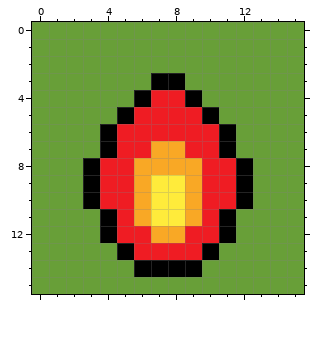
Pixel-art sprite: img/fire1.png. Above: the version before the commit.
The file is 64x64 pixels, drawn in blocks of 4x4; one block is one cell here.
After the commit:
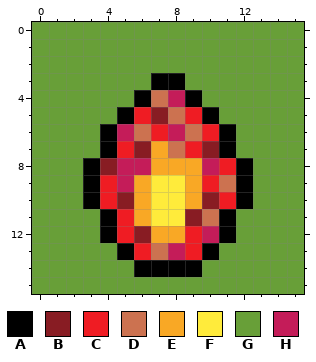
Palette (. is transparent): A #000000  B #881c23  C #ef1c23  D #cc7250  E #f9a825  F #ffeb3b  G #689f38  H #c41c59
Edits made:
y 4: x 7..8 CC -> DH
y 5: x 7..8 CC -> BD
y 6: x 5..6 CC -> HD; x 8..9 CC -> HD
y 7: x 6 C -> B; x 8 E -> D; x 10 C -> B
y 8: x 4..6 CCE -> BHH; x 10 C -> H
y 9: x 5 C -> H; x 11 C -> D
y 10: x 5 C -> B; x 10 C -> B
y 11: x 9..10 EC -> BD
y 12: x 6 C -> B; x 10 C -> H
y 13: x 7..8 CC -> DH
Pixel boxes of the changes (left, top, right, bottom) in both pictures:
changed: (100, 90, 236, 260)
